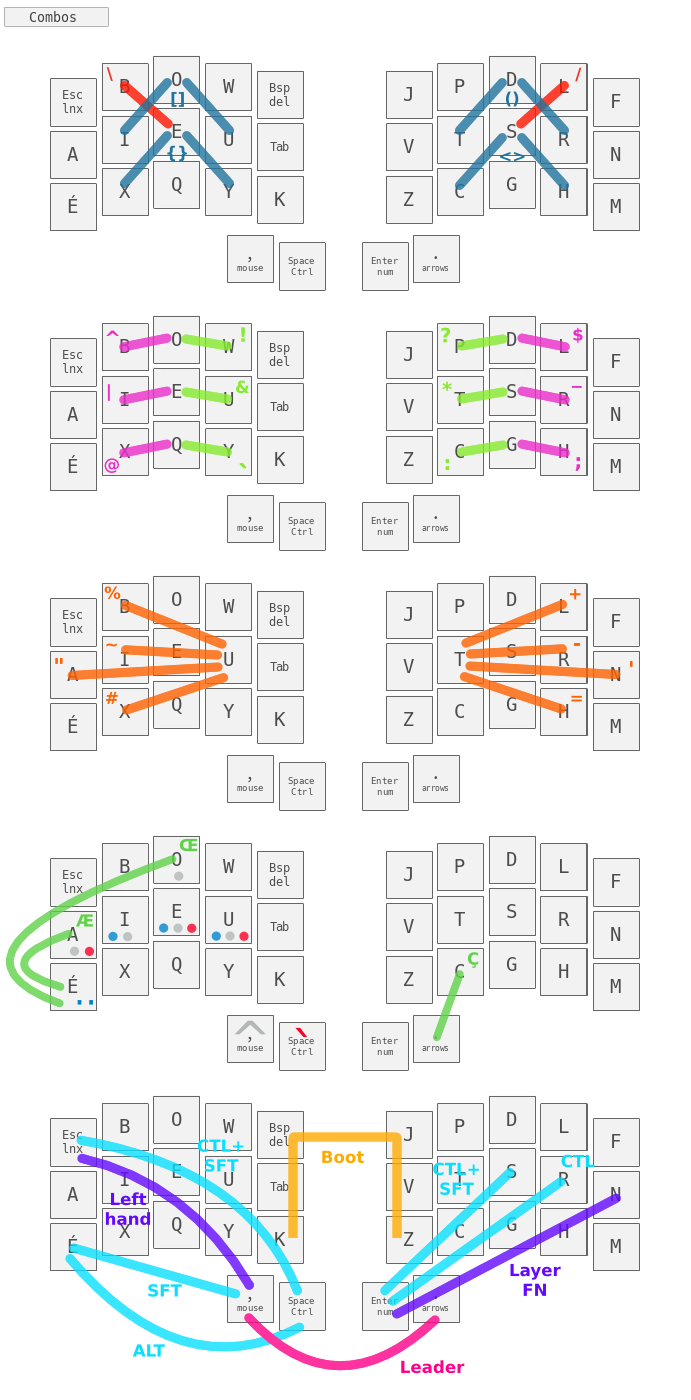
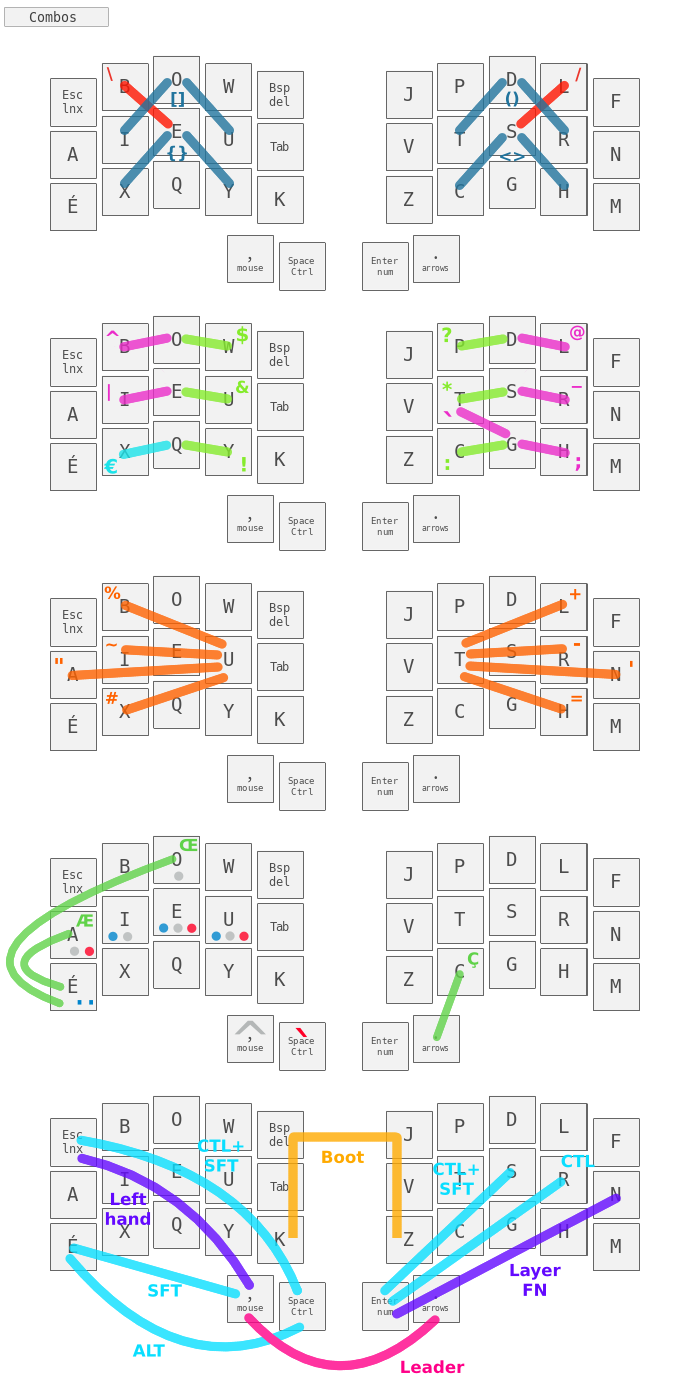
Comparing the layer stacks of the two w=691, h=1400 images. Changes:
painted on "Text" over [104, 325, 585, 474]
painted on "Simple" over [104, 325, 585, 474]
painted on "Couple" over [237, 325, 585, 345]
painted on "base.png" over [104, 325, 585, 474]
